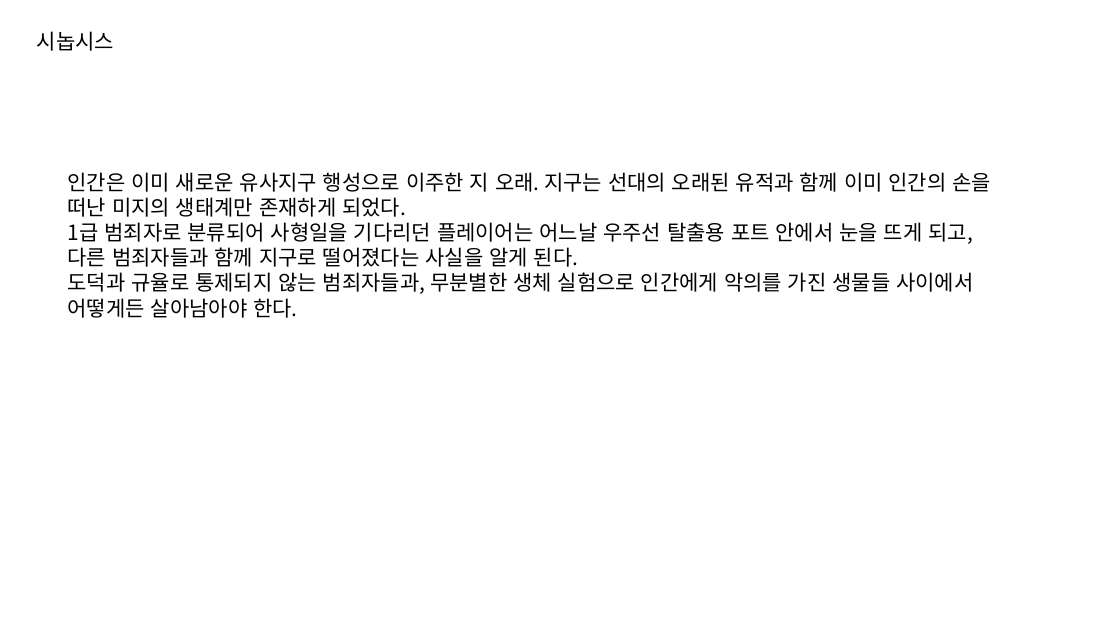
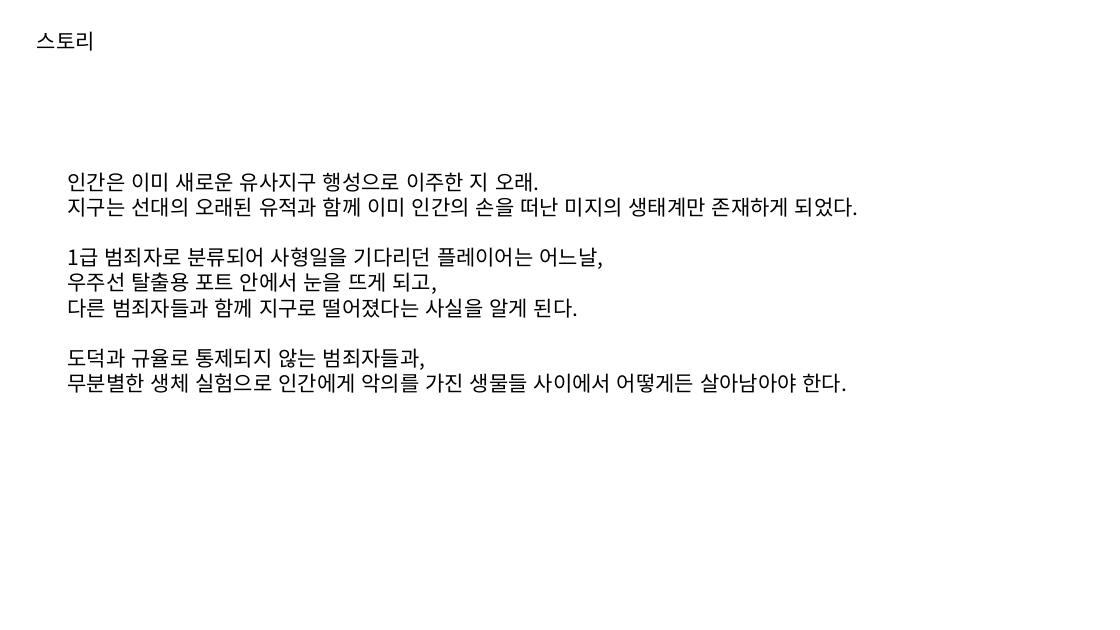
Before and after one commit to PinkBourbon/ProjectG, a slide deck: slide 16 of 0_Document/크루모빌PPT틀.pptx (slide 3 before the commit). Drawn at 1120x630 pixels with LibreOffice and Linux fonts; fonts in the diff are those of the drawing. Boxes give left, top, right and bottom in pixels: in the first picture for what was removed or moved away, otherwise in the second. Text is boxed around its words. In the diff, an @@ line names an element or a change of style, - is before the commit and + after.

```diff
--- a/0_Document/크루모빌PPT틀.pptx
+++ b/0_Document/크루모빌PPT틀.pptx
@@ text at box(37, 31, 95, 51): text changed @@
-시놉시스
+스토리
@@ text at box(68, 172, 859, 393): text changed @@
-인간은 이미 새로운 유사지구 행성으로 이주한 지 오래. 지구는 선대의 오래된 유적과 함께 이미 인간의 손을 떠난 미지의 생태계만 존재하게 되었다.
-1급 범죄자로 분류되어 사형일을 기다리던 플레이어는 어느날 우주선 탈출용 포트 안에서 눈을 뜨게 되고, 다른 범죄자들과 함께 지구로 떨어졌다는 사실을 알게 된다.
-도덕과 규율로 통제되지 않는 범죄자들과, 무분별한 생체 실험으로 인간에게 악의를 가진 생물들 사이에서 어떻게든 살아남아야 한다.
+인간은 이미 새로운 유사지구 행성으로 이주한 지 오래.
+지구는 선대의 오래된 유적과 함께 이미 인간의 손을 떠난 미지의 생태계만 존재하게 되었다.
+1급 범죄자로 분류되어 사형일을 기다리던 플레이어는 어느날,
+우주선 탈출용 포트 안에서 눈을 뜨게 되고,
+다른 범죄자들과 함께 지구로 떨어졌다는 사실을 알게 된다.
+도덕과 규율로 통제되지 않는 범죄자들과,
+무분별한 생체 실험으로 인간에게 악의를 가진 생물들 사이에서 어떻게든 살아남아야 한다.
```
Also in this commit, not shown: 3 other slides changed, 13 slides added, 4 slides removed, 1 other file.
